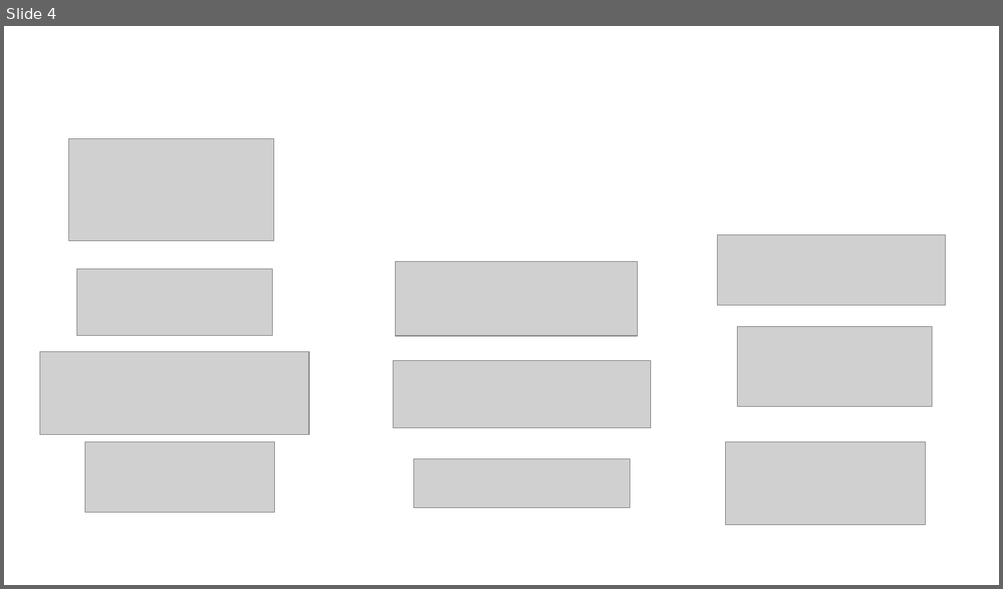
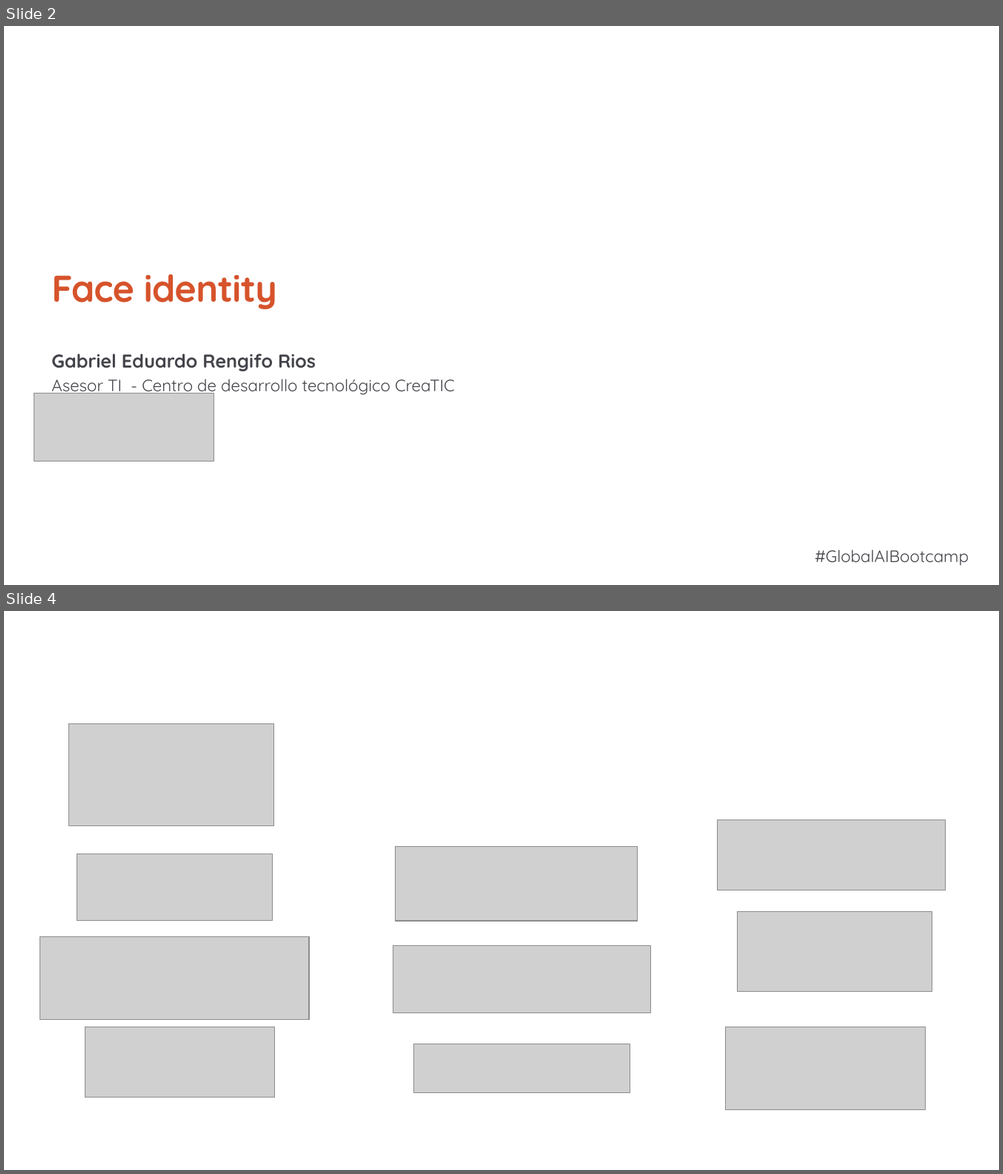
Before and after one commit to Gxbx/face-id-azure-workshop, a slide deck: slides.pptx. Shown one above the other, each under a label of ours: slide 4 before the commit, slides 2 and 4 after it; the slides between them are not shown. The pictures are 1003x589 and 1003x1174 pixels, drawn with LibreOffice and Linux fonts; fonts in the diff are those of the drawing; grey boxes stand for pictures; background and template pictures are left out. Boxes give left, top, right and bottom in pixels: in the first picture for what was removed or moved away, otherwise in the second. Text is boxed around its words. In the diff, an @@ line names an element or a change of style, - is before the commit and + after.

```diff
--- a/slides.pptx
+++ b/slides.pptx
@@ slide 2 added at [4, 26, 999, 585], background #FFFFFF @@
@@ text added at [543, 215, 928, 256], 32 pt, text #FFFFFF @@
+Popayán
@@ title added at [51, 274, 277, 309], 36 pt, text #D6532B, bold @@
+Face identity
@@ text added at [51, 354, 316, 372], 18 pt, text #43444A, bold @@
+Gabriel Eduardo Rengifo Rios
@@ text added at [51, 379, 455, 396], 16 pt, text #43444A @@
+Asesor TI - Centro de desarrollo tecnológico CreaTIC
@@ picture added at [34, 394, 214, 463] @@
@@ text added at [814, 550, 968, 566], 16 pt, text #43444A @@
+#GlobalAIBootcamp
```
Also in this commit, not shown: 1 slide changed, 6 other slides added, 6 slides removed, 1 other file.
